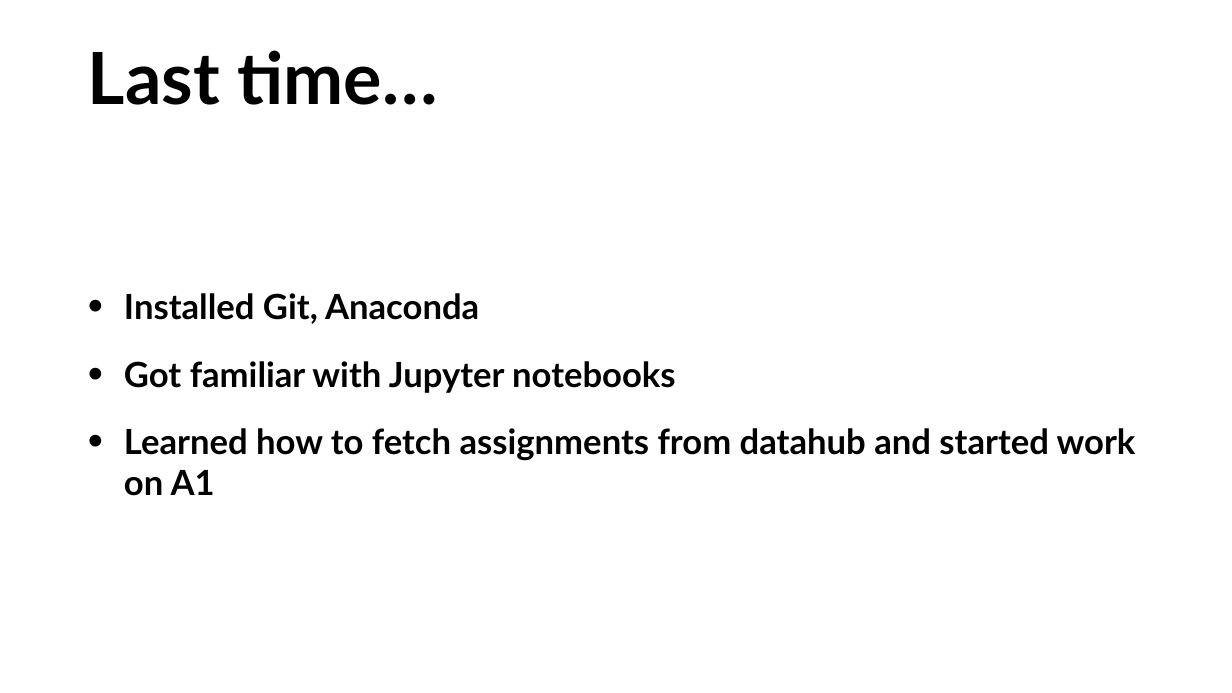
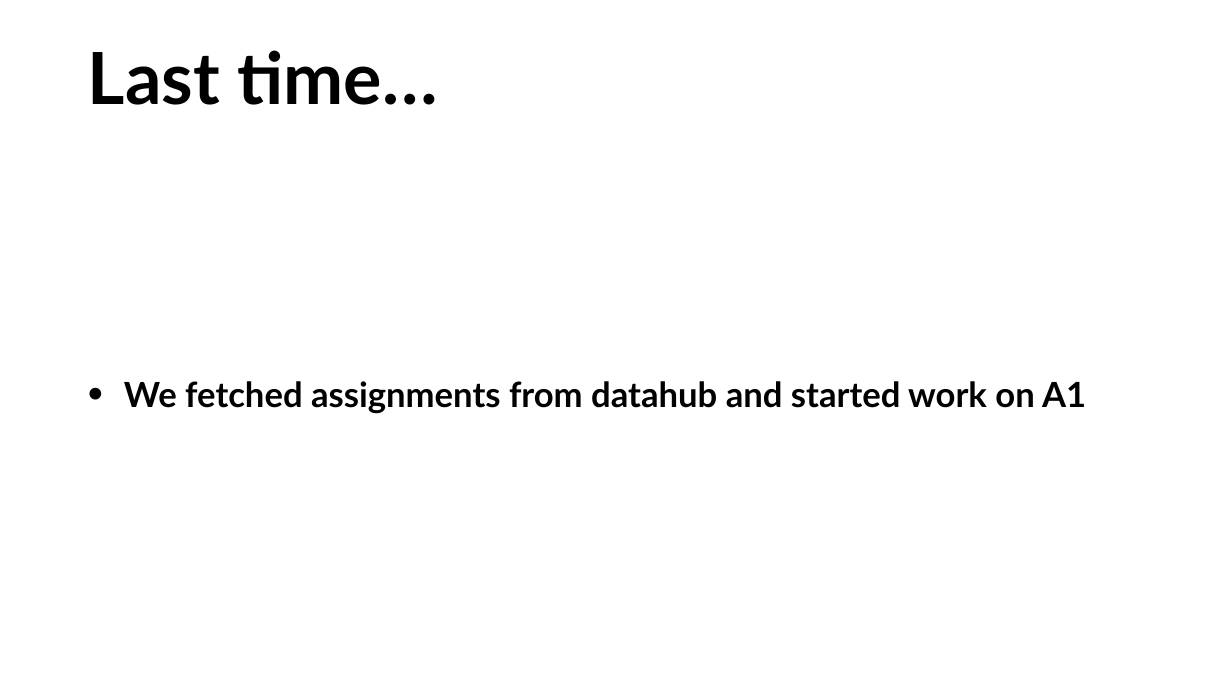
Before and after one commit to COGS108/Section-Fa20, a slide deck: slide 2 of disc02/disc02.pptx. Drawn at 1232x693 pixels with LibreOffice and Linux fonts; fonts in the diff are those of the drawing. Boxes give left, top, right and bottom in pixels: in the first picture for what was removed or moved away, otherwise in the second. Text is boxed around its words. In the diff, an @@ line names an element or a change of style, - is before the commit and + after.

```diff
--- a/disc02/disc02.pptx
+++ b/disc02/disc02.pptx
@@ text at box(124, 381, 1086, 414): text changed @@
-• Installed Git, Anaconda
-• Got familiar with Jupyter notebooks
-• Learned how to fetch assignments from datahub and started work on A1
+• We fetched assignments from datahub and started work on A1
```
Also in this commit, not shown: 4 other slides changed, 1 other file.
